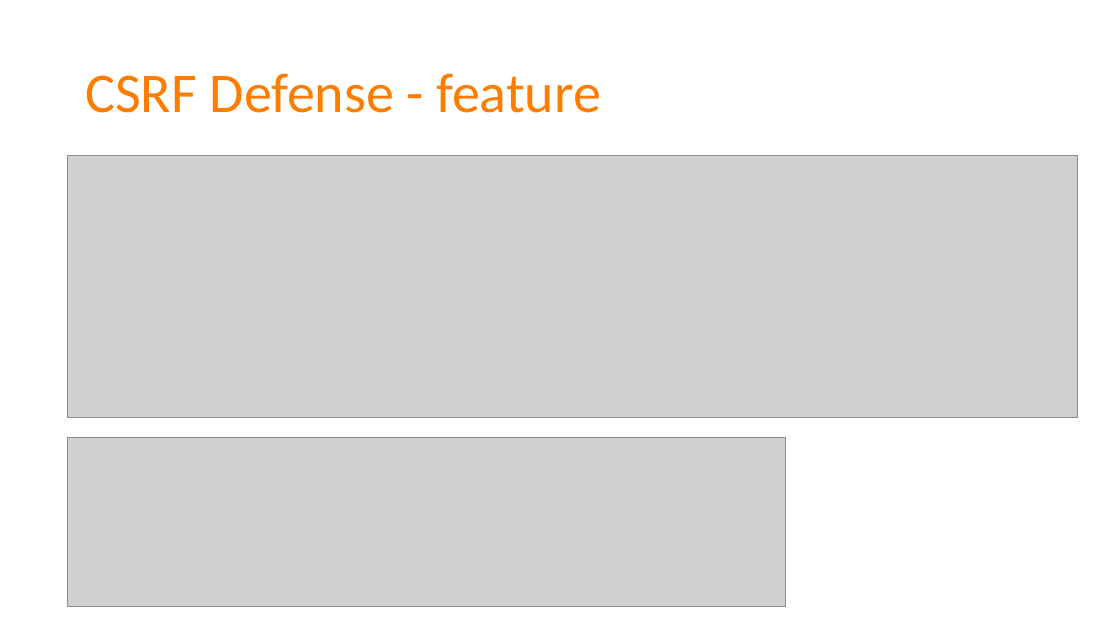
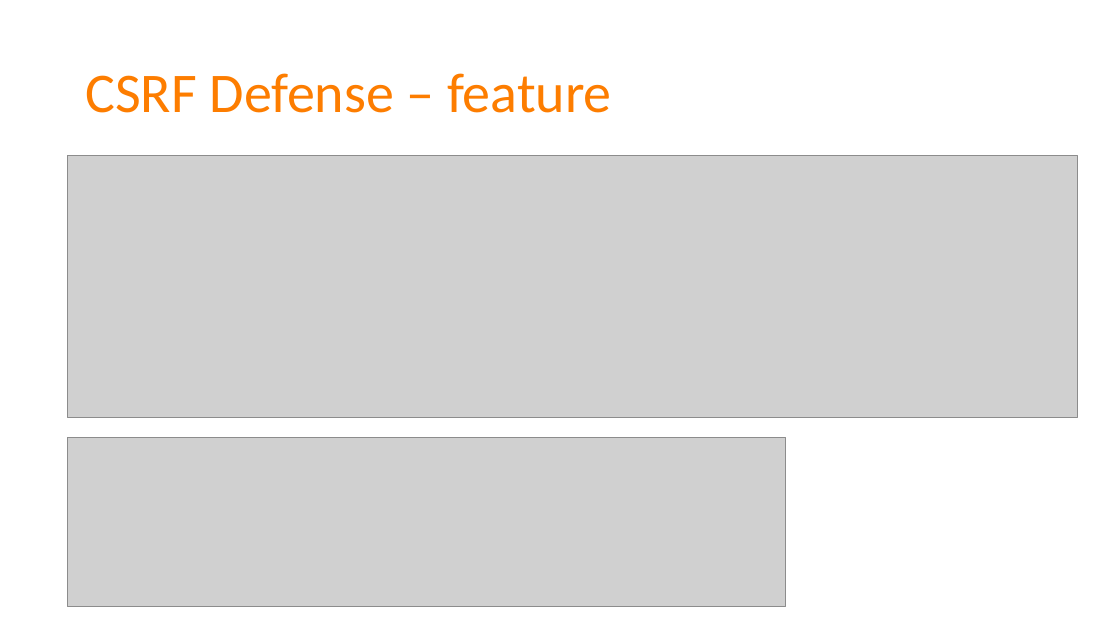
Before and after one commit to spetryjohnson/Talk---Dont-Write-Secure-Code-Design-Secure-Systems, a slide deck: slide 23 of Secure Systems - CodeMash 2017.pptx. Drawn at 1120x630 pixels with LibreOffice and Linux fonts; fonts in the diff are those of the drawing; grey boxes stand for pictures. Boxes give left, top, right and bottom in pixels: in the first picture for what was removed or moved away, otherwise in the second. Text is boxed around its words. In the diff, an @@ line names an element or a change of style, - is before the commit and + after.

```diff
--- a/Secure Systems - CodeMash 2017.pptx
+++ b/Secure Systems - CodeMash 2017.pptx
@@ title at (x1=85, y1=73, x2=611, y2=113): text changed @@
-CSRF Defense - feature
+CSRF Defense – feature
```
Also in this commit, not shown: 8 other slides changed, 7 slides added, 1 other file.
